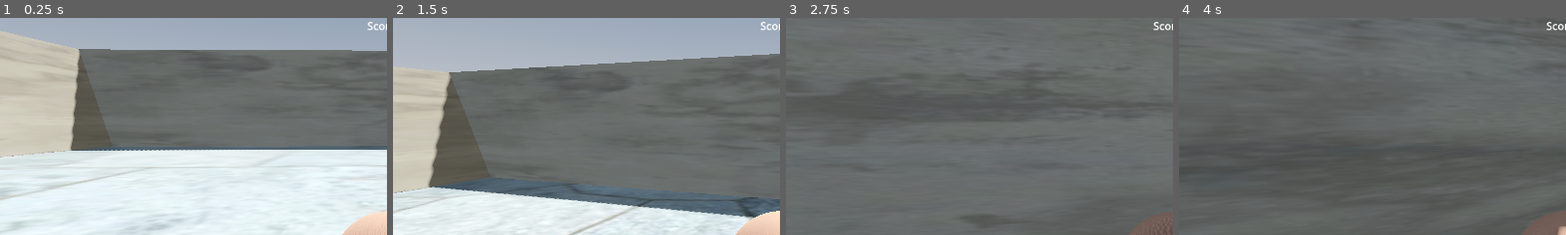
Above: before the commit, frames 1-4 (left to right).
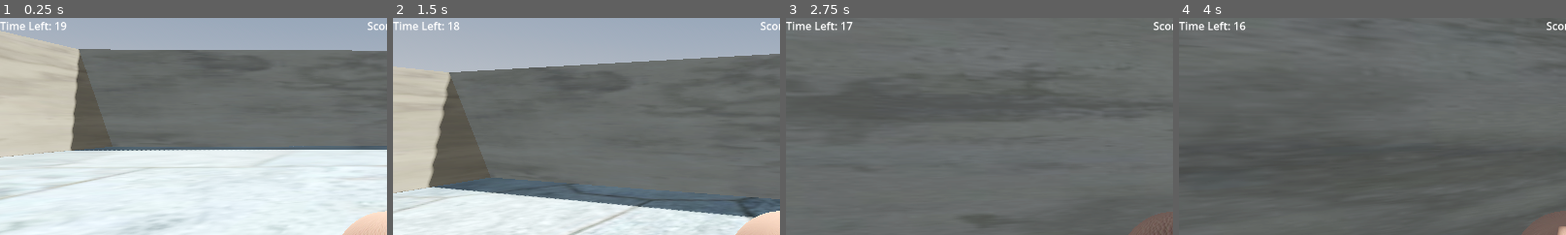
Above: after the commit, the same moments.

Repository: jasperayawan/RollABall-game
Game: Godot game, scene res://Main/main.tscn
The game is run twice, just before and just after one commit, with the same random seed, the same clock (stepped at 60 frames per second) and the same inputs.
Inputs (mouse positions are % of the whole screen's width and height, from its top left):
- Up to frame 1 (0.25 s): no input
- Up to frame 2 (1.5 s): tap Enter at 0.5 s; move the mouse to (55, 50) at 0.52 s; hold Shift (sprint) 0.53-1.28 s; hold W (move_forward) from 0.53 s (still down); tap Space (jump) at 0.77 s; move the mouse to (45, 50) at 1.27 s; tap Shift (sprint) at 1.35 s
- Up to frame 3 (2.75 s): keep holding W (move_forward); tap Space (jump) at 1.52 s; move the mouse to (52, 48) at 2.02 s; hold Shift (sprint) from 2.03 s (still down)
- Up to frame 4 (4 s): keep holding W (move_forward); move the mouse to (49, 52) at 2.77 s; release Shift (sprint) at 2.78 s; tap Shift (sprint) at 2.85 s; tap Space (jump) at 3.02, 3.77 s; move the mouse to (57, 51) at 3.52 s; hold Shift (sprint) from 3.53 s (still down)
The pictures show only the part of the screen within x 0-50%, y 0-50%; the shares and areas given below are measured in that part.

The runs differ from the first frame. In frame 1, 0.3% of the frame differs, in the area x 0-18%, y 1-6%; in frame 2, 0.3%; in frame 3, 0.3%; in frame 4, 0.3%.

Commit message:
Added a timer mechanism

Diff:
--- a/Player/player.gd
+++ b/Player/player.gd
@@ -90,3 +90,7 @@
 
 			# Rotate the ball around the correct axis
 			ball_mesh.rotate_object_local(rotation_axis, rotation_amount)
+
+func _unhandled_key_input(event: InputEvent) -> void:
+	if Input.is_action_pressed("ui_cancel"):
+		Input.set_mouse_mode(Input.MOUSE_MODE_VISIBLE)
--- a/UI/ui.gd
+++ b/UI/ui.gd
@@ -2,14 +2,28 @@
 
 @onready var score_label: Label = $ScoreLabel
 @onready var win_label: Label = $WinLabel
+@onready var restart_button: Button = $RestartButton
+@onready var loss_timer: Timer = $LossTimer
+@onready var timer_label: Label = $TimerLabel
+
+
 
 var total_pickups = 0
 var collected = 0
 
 func _ready():
 	win_label.visible = false
+	restart_button.visible = false
+	timer_label.visible = true
+	restart_button.pressed.connect(restart_game)
+	loss_timer.timeout.connect(_on_loss_timer_timeout)
+	loss_timer.start()
 	total_pickups = get_tree().get_nodes_in_group("Pickups").size()
 	update_score()
+
+func _process(delta):
+	var time_left = int(loss_timer.time_left)
+	timer_label.text = "Time Left: %d" % time_left
 
 func add_point():
 	collected += 1
@@ -17,6 +31,21 @@
 	if collected >= total_pickups:
 		win_label.visible = true
 		score_label.visible = false
+		restart_button.visible = true
+		loss_timer.stop()
+
+
 
 func update_score():
 	score_label.text = "Score: %d" % collected
+
+func restart_game():
+	get_tree().reload_current_scene()
+
+
+func _on_loss_timer_timeout() -> void:
+	win_label.text = "You Lost!"
+	win_label.visible = true
+	score_label.visible = false
+	restart_button.visible = true
+	loss_timer.stop()
--- a/UI/ui.tscn
+++ b/UI/ui.tscn
@@ -27,3 +27,29 @@
 offset_bottom = 23.0
 grow_horizontal = 2
 text = "You Win!"
+
+[node name="RestartButton" type="Button" parent="."]
+anchors_preset = 8
+anchor_left = 0.5
+anchor_top = 0.5
+anchor_right = 0.5
+anchor_bottom = 0.5
+offset_left = -32.5
+offset_top = -15.5
+offset_right = 32.5
+offset_bottom = 15.5
+grow_horizontal = 2
+grow_vertical = 2
+text = "Restart"
+
+[node name="LossTimer" type="Timer" parent="."]
+wait_time = 20.0
+one_shot = true
+autostart = true
+
+[node name="TimerLabel" type="Label" parent="."]
+offset_right = 40.0
+offset_bottom = 23.0
+text = "Time Left: 20"
+
+[connection signal="timeout" from="LossTimer" to="." method="_on_loss_timer_timeout"]
